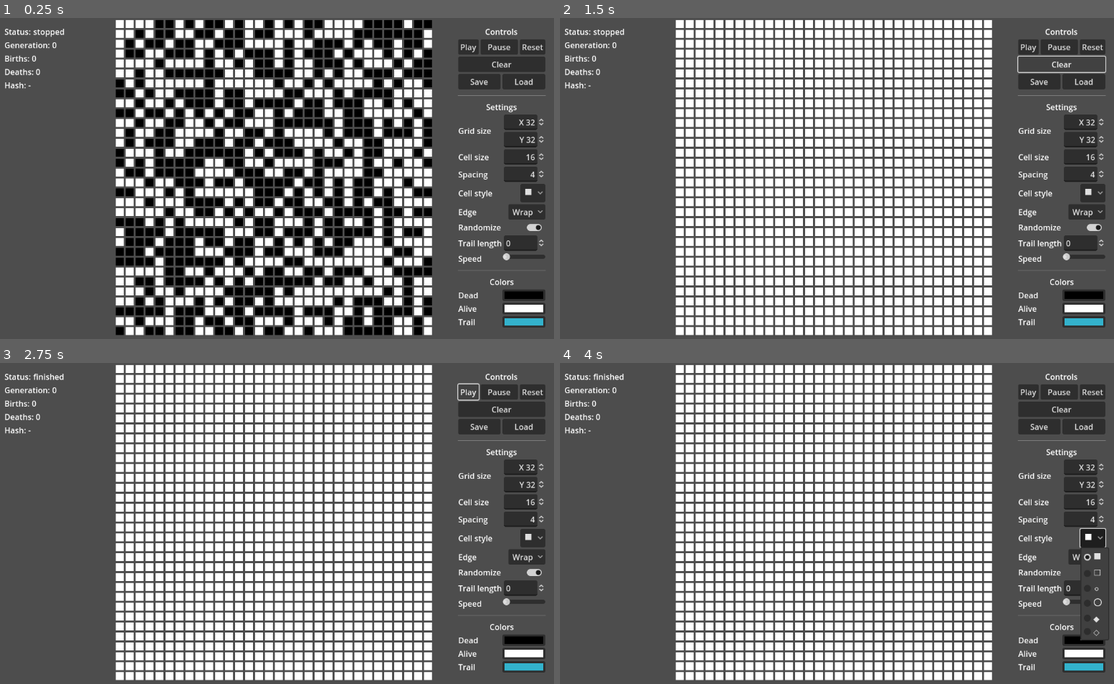
Above: before the commit, frames 1-4 (two rows, left to right).
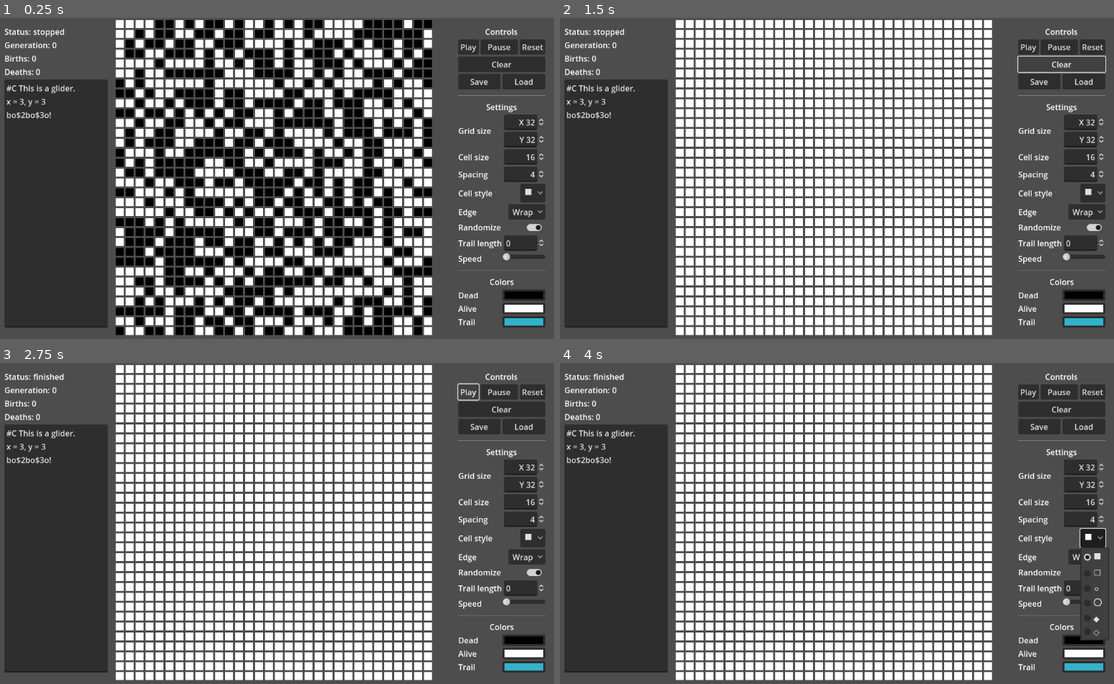
Above: after the commit, the same moments.

Repository: Tymec/Simulations
Game: Godot game, scene res://scenes/GameOfLife.tscn
Two runs of this game, one before a commit and one after it. Both use one fixed random seed, a clock stepped at 60 frames per second and the inputs below.
Inputs:
- Up to frame 1 (0.25 s): no input
- Up to frame 2 (1.5 s): click "Reset" at 0.5 s; click "Clear" at 1.25 s
- Up to frame 3 (2.75 s): click "Play" at 2 s
- Up to frame 4 (4 s): click "Play" at 2.75 s; click "⬛" at 3.5 s

The runs differ from the first frame. In frame 1, 14% of the frame differs, in the area x 0-20%, y 19-97%; in frame 2, 14%; in frame 3, 14%; in frame 4, 14%.

Commit message:
rle implemented
hashlife needed for optimization

Diff:
--- a/scenes/GameOfLife.tscn
+++ b/scenes/GameOfLife.tscn
@@ -10,9 +10,9 @@
 
 [node name="Camera2D" type="Camera2D" parent="."]
 
-[node name="Grid" type="Node2D" parent="."]
+[node name="Grid" type="Node2D" parent="." node_paths=PackedStringArray("rle_input")]
 script = ExtResource("1_r73mb")
-cell_style = null
+rle_input = NodePath("../GUI/MarginContainer/HBoxContainer/VBoxContainer/RLEInput")
 
 [node name="Timer" type="Timer" parent="Grid"]
 wait_time = 0.1
@@ -46,6 +46,8 @@
 
 [node name="VBoxContainer" type="VBoxContainer" parent="GUI/MarginContainer/HBoxContainer"]
 layout_mode = 2
+size_flags_horizontal = 3
+size_flags_stretch_ratio = 0.3
 
 [node name="StatusDisplay" parent="GUI/MarginContainer/HBoxContainer/VBoxContainer" instance=ExtResource("3_2rogq")]
 layout_mode = 2
@@ -67,10 +69,12 @@
 label = "Deaths"
 default_value = "0"
 
-[node name="HashDisplay" parent="GUI/MarginContainer/HBoxContainer/VBoxContainer" instance=ExtResource("3_2rogq")]
-layout_mode = 2
-label = "Hash"
-default_value = "-"
+[node name="RLEInput" type="TextEdit" parent="GUI/MarginContainer/HBoxContainer/VBoxContainer"]
+layout_mode = 2
+size_flags_vertical = 3
+text = "#C This is a glider.
+x = 3, y = 3
+bo$2bo$3o!"
 
 [node name="CenterContainer" type="CenterContainer" parent="GUI/MarginContainer/HBoxContainer"]
 layout_mode = 2
@@ -223,7 +227,7 @@
 
 [node name="EdgeBehaviourOptionButton" type="OptionButton" parent="GUI/MarginContainer/HBoxContainer/VBoxContainer2/HBoxContainer6"]
 layout_mode = 2
-item_count = 3
+item_count = 4
 selected = 2
 popup/item_0/text = "Alive"
 popup/item_0/id = 0
@@ -231,6 +235,8 @@
 popup/item_1/id = 1
 popup/item_2/text = "Wrap"
 popup/item_2/id = 2
+popup/item_3/text = "Kill"
+popup/item_3/id = 3
 
 [node name="HBoxContainer9" type="HBoxContainer" parent="GUI/MarginContainer/HBoxContainer/VBoxContainer2"]
 layout_mode = 2
@@ -323,9 +329,9 @@
 [connection signal="births_changed" from="Grid" to="GUI/MarginContainer/HBoxContainer/VBoxContainer/BirthsDisplay" method="_on_value_update"]
 [connection signal="deaths_changed" from="Grid" to="GUI/MarginContainer/HBoxContainer/VBoxContainer/DeathsDisplay" method="_on_value_update"]
 [connection signal="generation_changed" from="Grid" to="GUI/MarginContainer/HBoxContainer/VBoxContainer/GenerationDisplay" method="_on_value_update"]
-[connection signal="hash_changed" from="Grid" to="GUI/MarginContainer/HBoxContainer/VBoxContainer/HashDisplay" method="_on_value_update"]
 [connection signal="simulation_status" from="Grid" to="GUI/MarginContainer/HBoxContainer/VBoxContainer/StatusDisplay" method="_on_value_update"]
 [connection signal="timeout" from="Grid/Timer" to="Grid" method="_on_timer_timeout"]
+[connection signal="text_changed" from="GUI/MarginContainer/HBoxContainer/VBoxContainer/RLEInput" to="Grid" method="_on_rle_input_text_changed"]
 [connection signal="pressed" from="GUI/MarginContainer/HBoxContainer/VBoxContainer2/HBoxContainer/PlayButton" to="Grid" method="_on_play_button_pressed"]
 [connection signal="pressed" from="GUI/MarginContainer/HBoxContainer/VBoxContainer2/HBoxContainer/PauseButton" to="Grid" method="_on_pause_button_pressed"]
 [connection signal="pressed" from="GUI/MarginContainer/HBoxContainer/VBoxContainer2/HBoxContainer/ResetButton" to="Grid" method="_on_reset_button_pressed"]
--- a/scripts/GameOfLife.gd
+++ b/scripts/GameOfLife.gd
@@ -3,9 +3,11 @@
 
 
 enum CellState {ALIVE = 0, DEAD = 1, TRAIL = 2}
-enum EdgeBehaviour {ALIVE = 0, DEAD = 1, WRAP = 2}
+enum EdgeBehaviour {ALIVE = 0, DEAD = 1, WRAP = 2, KILL = 3}
 enum CellStyle {SQUARE = 0, SQUARE_OUTLINE = 1, CIRCLE = 2, CIRLCE_OUTLINE = 3, DIAMOND = 4, DIAMOND_OUTLINE = 5}
 
+
+@export var rle_input: TextEdit
 @export var cell_style: CellStyle = CellStyle.SQUARE:
 	set(val):
 		cell_style = val
@@ -18,8 +20,8 @@
 @export var grid_size: Vector2i = Vector2i(32, 32):
 	set(val):
 		grid_size = val
-		generate_grid()
-		queue_redraw()
+		generate_rects()
+		emit_signal("grid_size_changed", grid_size)
 @export_range(1, 0, 1, "or_greater") var grid_cell_size: int = 16:
 	set(val):
 		grid_cell_size = val
@@ -55,14 +57,21 @@
 	set(val):
 		grid_trail_cell_color = val
 		queue_redraw()
+@export_group("Rules", "rule_")
+@export var rule_births: Array[int] = [3]:
+	set(val):
+		rule_births = val
+@export var rule_survivals: Array[int] = [2, 3]:
+	set(val):
+		rule_survivals = val
 @export_group("", "")
 
 
 signal simulation_status(status: String)
 signal generation_changed(generation: int)
-signal hash_changed(hash: String)
 signal births_changed(births: int)
 signal deaths_changed(deaths: int)
+signal grid_size_changed(size: Vector2i)
 
 
 @onready var timer: Timer = $Timer
@@ -71,7 +80,6 @@
 var next_grid: Array[int] = []
 var original_grid: Array[int] = []
 
-var grid_hash: String = ""
 var generation: int = 0
 var births: int = 0
 var deaths: int = 0
@@ -100,6 +108,15 @@
 			y = wrapi(y, 0, grid_size.y)
 		else:
 			return
+	elif x == 0 or x == grid_size.x - 1 or y == 0 or y == grid_size.y - 1:
+		if edge_behaviour == EdgeBehaviour.KILL and value == CellState.ALIVE and not force_nowrap:
+			value = CellState.DEAD
+			for i in range(-1, 2):
+				for j in range(-1, 2):
+					if i == 0 and j == 0:
+						continue
+
+					set_cell(x + i, y + j, CellState.DEAD, cells, true)
 
 	# Set the cell at the given coordinates to the given value
 	cells[x + y * grid_size.x] = value
@@ -140,7 +157,7 @@
 			var new_state = cell
 			if cell == CellState.ALIVE:
 				new_state = CellState.DEAD + grid_trail_length
-				if neighbours == 2 or neighbours == 3:
+				if neighbours in rule_survivals:
 					new_state = CellState.ALIVE
 					births += 1
 					emit_signal("births_changed", births)
@@ -148,7 +165,7 @@
 					deaths += 1
 					emit_signal("deaths_changed", deaths)
 			else:
-				if neighbours == 3:
+				if neighbours in rule_births:
 					new_state = CellState.ALIVE
 				elif new_state != CellState.DEAD:
 					new_state -= 1
@@ -246,6 +263,144 @@
 	emit_signal("births_changed", births)
 	deaths = 0
 	emit_signal("deaths_changed", deaths)
+
+## Parse RLE string
+func parse_rle(contents: String) -> Dictionary:
+	var grid: Array[int] = current_grid.duplicate()
+	grid.fill(CellState.DEAD)
+	var new_grid_size: Vector2i = grid_size
+	var new_rule_births: Array[int] = rule_births.duplicate()
+	var new_rule_survivals: Array[int] = rule_survivals.duplicate()
+
+	var x = 0
+	var y = 0
+	var offset = 0
+	var run_count = ""
+
+	# Parse the file
+	var lines = contents.split("\n")
+	for line in lines:
+		line = line.strip_edges()
+
+		# Skip comments
+		if line.begins_with("#"):
+			continue
+
+		# Parse header
+		if line.begins_with("x"):
+			# Parse the line
+			var tokens = line.split(",")
+			var map = {}
+			for token in tokens:
+				token = token.strip_edges()
+
+				# Check if the token is empty
+				if token == "":
+					continue
+
+				var parts = token.split("=")
+				if parts.size() != 2:
+					continue
+
+				var key = parts[0].strip_edges()
+				var value = parts[1].strip_edges()
+
+				if key == "" or value == "":
+					continue
+
+				map[key] = value
+
+			# Get the grid size
+			if "x" in map and "y" in map:
+				var pattern_size = Vector2i(map["x"].to_int(), map["y"].to_int())
+				if pattern_size.x > grid_size.x or pattern_size.y > grid_size.y:
+					# Resize to 2x the pattern size
+					var sz = max(pattern_size.x, pattern_size.y)
+					new_grid_size = Vector2i(sz, sz) * 2
+					grid.resize(new_grid_size.x * new_grid_size.y)
+					grid.fill(CellState.DEAD)
+
+				# try to center the pattern
+				offset = (new_grid_size - pattern_size) / 2
+				x = offset.x
+				y = offset.y
+			else:
+				print_debug("Invalid RLE file: missing grid size")
+				return {"success": false}
+
+			# Get the rule string
+			if "rule" in map:
+				var rule = map["rule"]
+				if rule.begins_with("B") and rule.contains("/") and rule.contains("S"):
+					var parts = rule.split("/")
+					var birth = parts[0].strip_edges()
+					var survival = parts[1].strip_edges()
+
+					if birth.begins_with("B") and survival.begins_with("S"):
+						birth = birth.split("").slice(1)
+						survival = survival.split("S").slice(1)
+
+						new_rule_births.clear()
+						new_rule_survivals.clear()
+
+						for i in birth:
+							new_rule_births.append(i.to_int())
+						for i in survival:
+							new_rule_survivals.append(i.to_int())
+					else:
+						print_debug("Invalid RLE file: invalid rule string")
+						return {"success": false}
+				else:
+					print_debug("Invalid RLE file: invalid or unsupported rule string")
+					return {"success": false}
+
+			continue
+
+		# Parse the line
+		var tokens = line.split("")
+		for token in tokens:
+			token = token.strip_edges()
+
+			# Check if the token is empty
+			if token == "":
+				continue
+
+			# Check if the token is a number
+			if token.is_valid_int():
+				run_count += token
+				continue
+
+			# Check if the token is a letter or symbol
+			var letter = token.to_lower()
+			var count = 1
+			if run_count != "":
+				count = run_count.to_int()
+				run_count = ""
+
+			if letter == "b":
+				for i in range(count):
+					grid[x + y * new_grid_size.x] = CellState.DEAD
+					x += 1
+			elif letter == "o":
+				for i in range(count):
+					grid[x + y * new_grid_size.x] = CellState.ALIVE
+					x += 1
+			elif letter == "$":
+				x = offset.x
+				y += 1
+			elif letter == "!":
+				return {
+					"success": true,
+					"grid": grid,
+					"size": new_grid_size,
+					"rule": {
+						"births": rule_births,
+						"survivals": rule_survivals
+					}
+				}
+
+	print_debug("Invalid RLE file: missing end of file marker")
+	return {"success": false}
 
 func _ready():
 	generate_grid()
@@ -417,6 +572,10 @@
 		# Resize grid
 		grid_size.x = value
 
+		# Regenerate grid
+		generate_grid()
+		queue_redraw()
+
 func _on_grid_size_y_value_changed(value):
 	if value != grid_size.y:
 		# Stop simulation
@@ -432,6 +591,10 @@
 		# Resize grid
 		grid_size.y = value
 
+		# Regenerate grid
+		generate_grid()
+		queue_redraw()
+
 func _on_cell_size_value_changed(value):
 	if value != grid_cell_size:
 		grid_cell_size = value
@@ -469,3 +632,41 @@
 
 func _on_cell_style_item_selected(index):
 	cell_style = index
+
+func _on_rle_input_child_entered_tree(node):
+	rle_input = node
+
+func _on_rle_input_text_changed():
+	if not rle_input:
+		return
+
+	# Stop simulation
+	timer.stop()
+	timer.paused = false
+
+	# Clear original grid if it's not empty
+	original_grid.clear()
+
+	# Reset counters
+	reset_counters()
+
+	# Parse RLE input
+	var rle = rle_input.text
+	var result = parse_rle(rle)
+
+	if result["success"]:
+		print("RLE input parsed successfully.")
+
+		current_grid.clear()
+		next_grid.clear()
+
+		current_grid = result["grid"]
+		next_grid = current_grid.duplicate()
+
+		grid_size = result["size"]
+		emit_signal("grid_size_changed", grid_size)
+		rule_births = result["rule"]["births"]
+		rule_survivals = result["rule"]["survivals"]
+
+		generate_rects()
+		queue_redraw()
